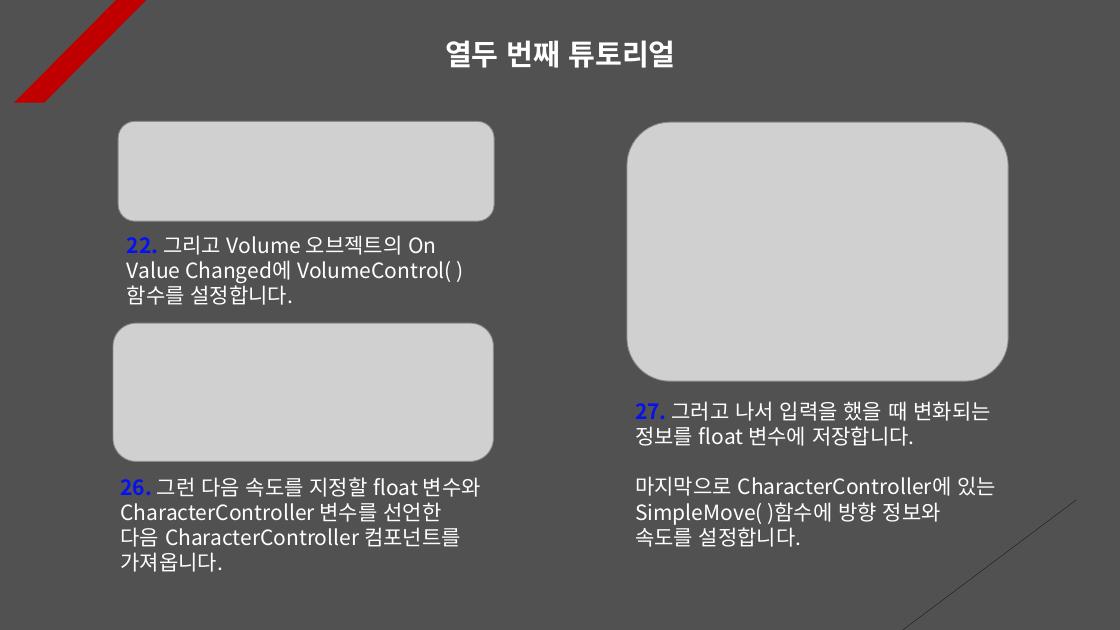
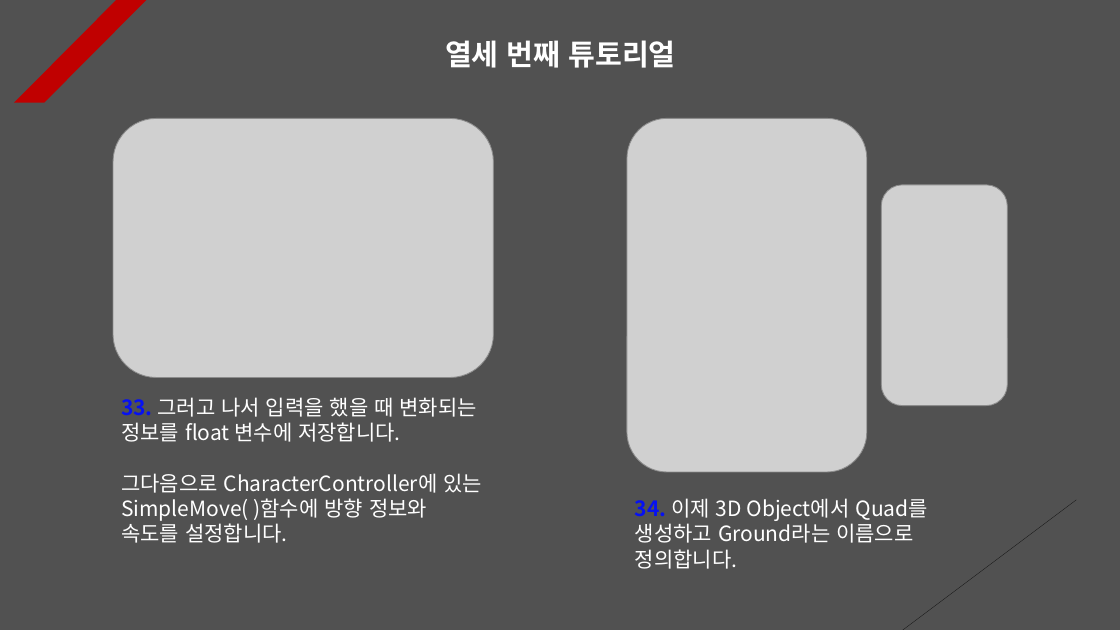
Before and after one commit to Unity2033/3D-UnityEngine, a slide deck: slide 14 of Assets/Class/Sound/PPT Data/Sound Example.pptx (slide 13 before the commit). Drawn at 1120x630 pixels with LibreOffice and Linux fonts; fonts in the diff are those of the drawing; grey boxes stand for pictures. Boxes give left, top, right and bottom in pixels: in the first picture for what was removed or moved away, otherwise in the second. Text is boxed around its words. In the diff, an @@ line names an element or a change of style, - is before the commit and + after.

```diff
--- a/Assets/Class/Sound/PPT Data/Sound Example.pptx
+++ b/Assets/Class/Sound/PPT Data/Sound Example.pptx
@@ text at <box>445,40,676,68</box>: text changed @@
-열두 번째 튜토리얼
+열세 번째 튜토리얼
@@ picture: place and size @@
-picture at <box>627,122,1008,381</box>
+picture at <box>113,118,494,377</box>
@@ picture added at <box>627,118,867,472</box> @@
@@ picture removed at <box>118,122,495,222</box> @@
@@ picture added at <box>881,185,1007,406</box> @@
@@ picture removed at <box>113,323,494,462</box> @@
@@ text at <box>121,397,482,543</box>: text changed @@
-27. 그러고 나서 입력을 했을 때 변화되는 정보를 float 변수에 저장합니다.
-마지막으로 CharacterController에 있는 SimpleMove( )함수에 방향 정보와 속도를 설정합니다.
+33. 그러고 나서 입력을 했을 때 변화되는 정보를 float 변수에 저장합니다.
+그다음으로 CharacterController에 있는 SimpleMove( )함수에 방향 정보와 속도를 설정합니다.
@@ text removed at <box>121,477,481,572</box> @@
-26. 그런 다음 속도를 지정할 float 변수와 CharacterController 변수를 선언한 다음 CharacterController 컴포넌트를 가져옵니다.
@@ text at <box>635,498,927,569</box>: text changed @@
-22. 그리고 Volume 오브젝트의 On Value Changed에 VolumeControl( ) 함수를 설정합니다.
+34. 이제 3D Object에서 Quad를 생성하고 Ground라는 이름으로 정의합니다.
```
Also in this commit, not shown: 3 other slides changed, 3 slides added, 13 other files.
